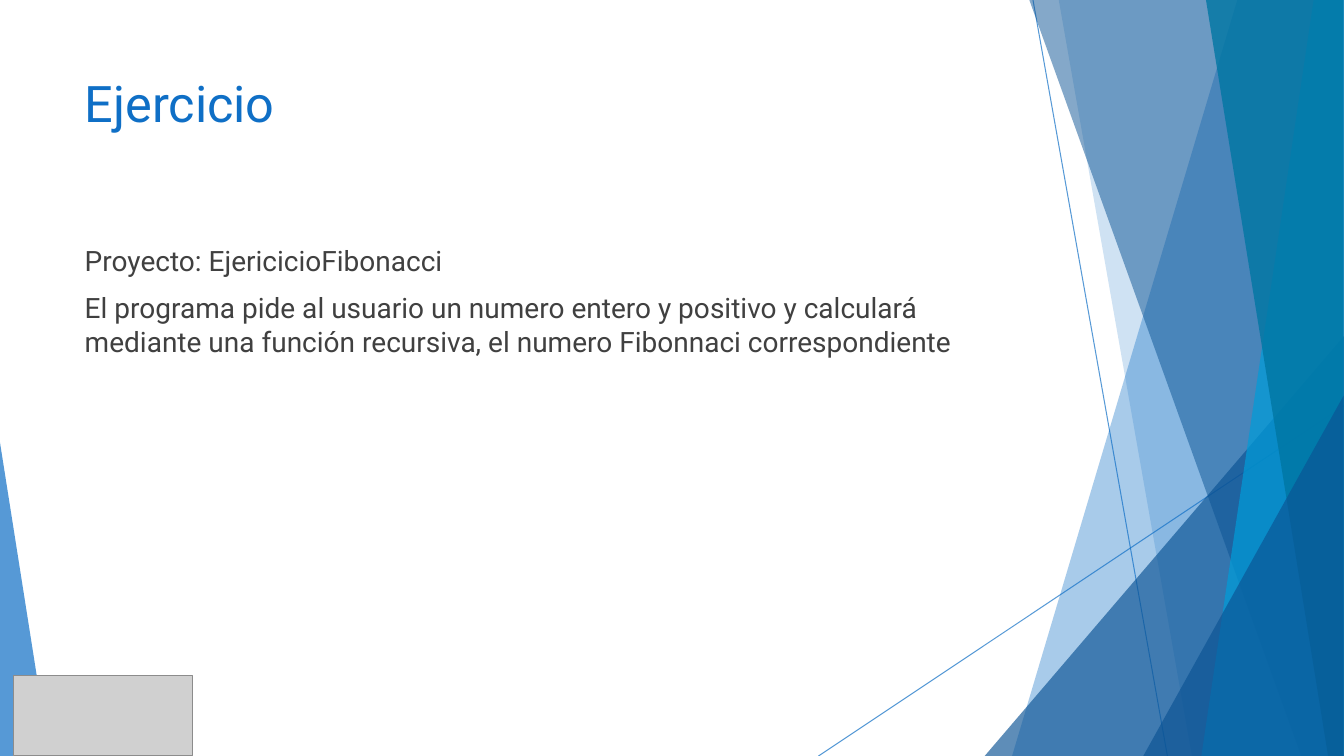
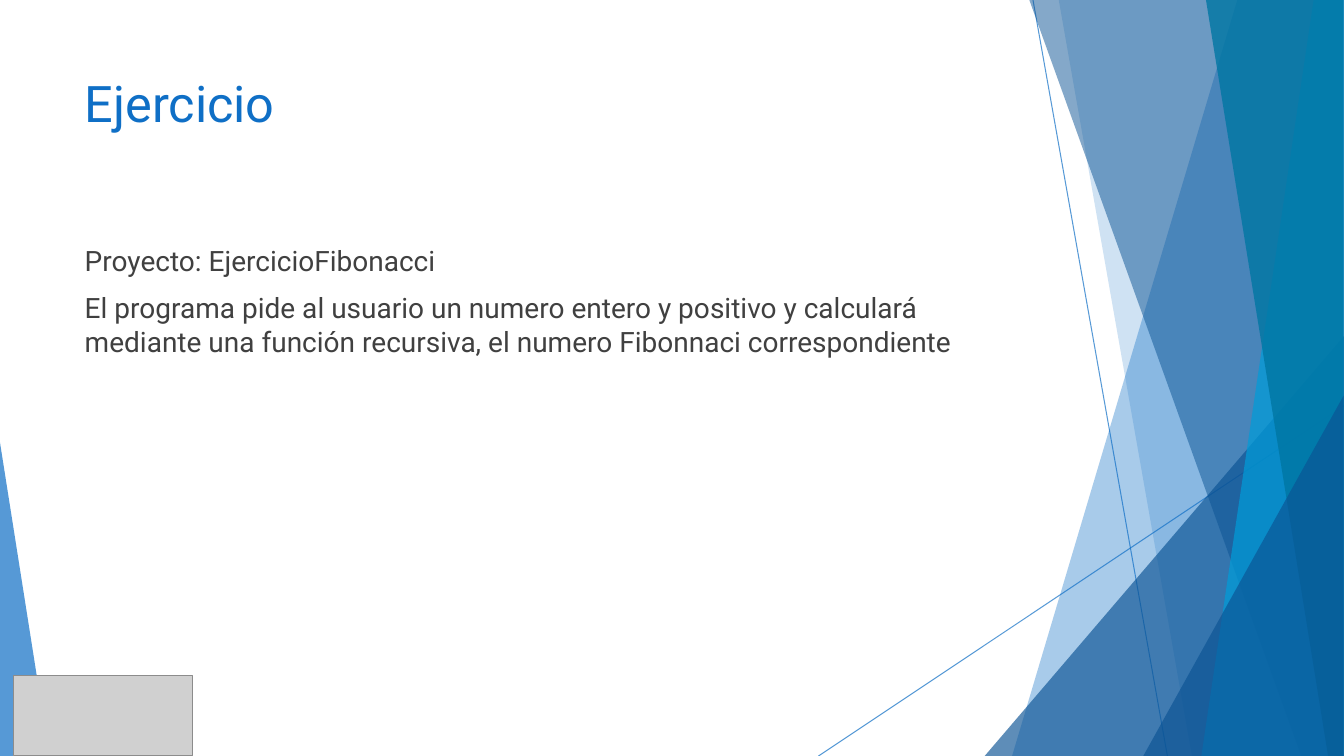
Before and after one commit to MChuil/Java, a slide deck: slide 28 of JAVA.pptx. Drawn at 1344x756 pixels with LibreOffice and Linux fonts; fonts in the diff are those of the drawing; grey boxes stand for pictures. Boxes give left, top, right and bottom in pixels: in the first picture for what was removed or moved away, otherwise in the second. Text is boxed around its words. In the diff, an @@ line names an element or a change of style, - is before the commit and + after.

```diff
--- a/JAVA.pptx
+++ b/JAVA.pptx
@@ text at [85,250,435,277]: text changed @@
-Proyecto: EjericicioFibonacci
+Proyecto: EjercicioFibonacci
```
Also in this commit, not shown: 1 other slide changed, 15 slides added, 17 other files.
